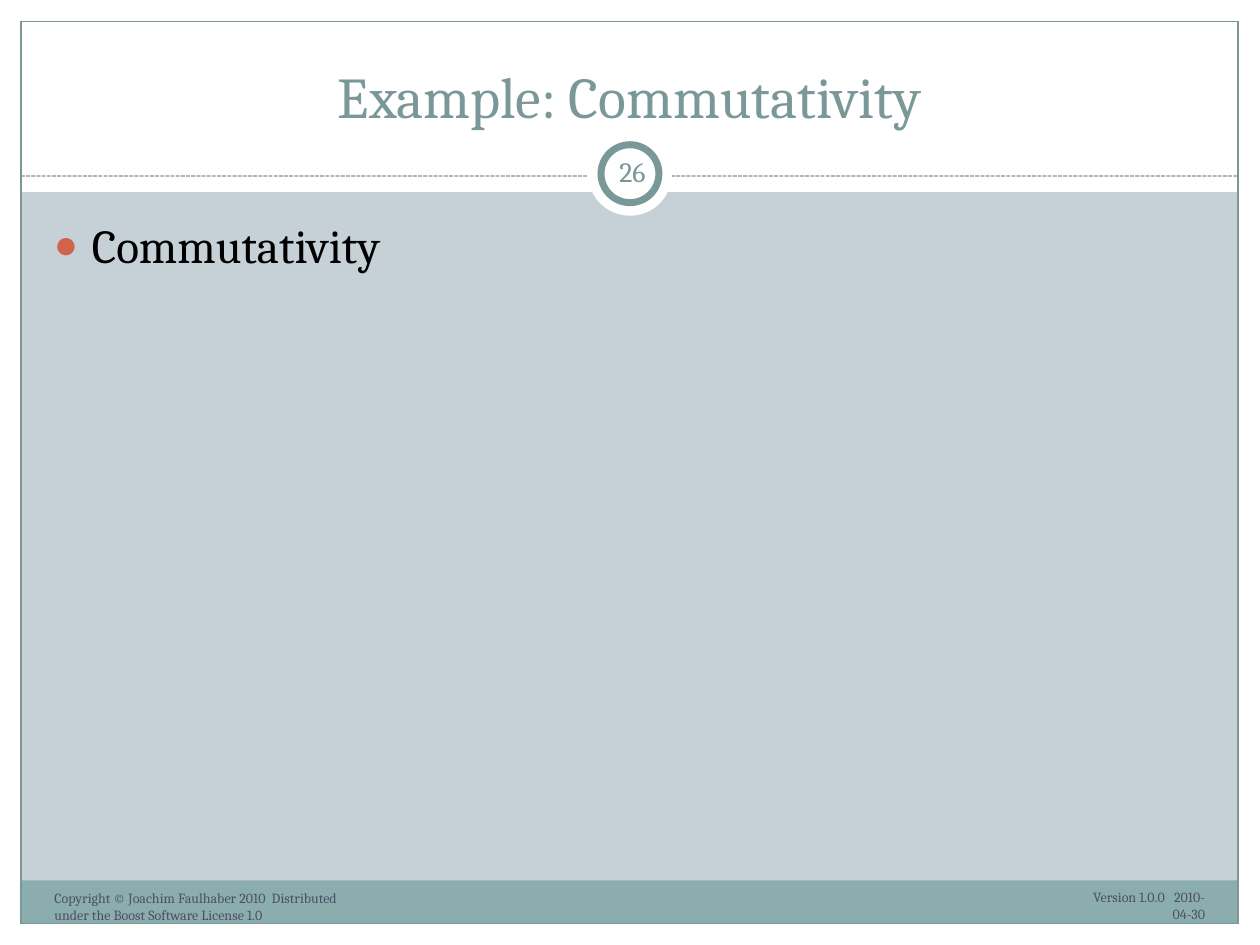
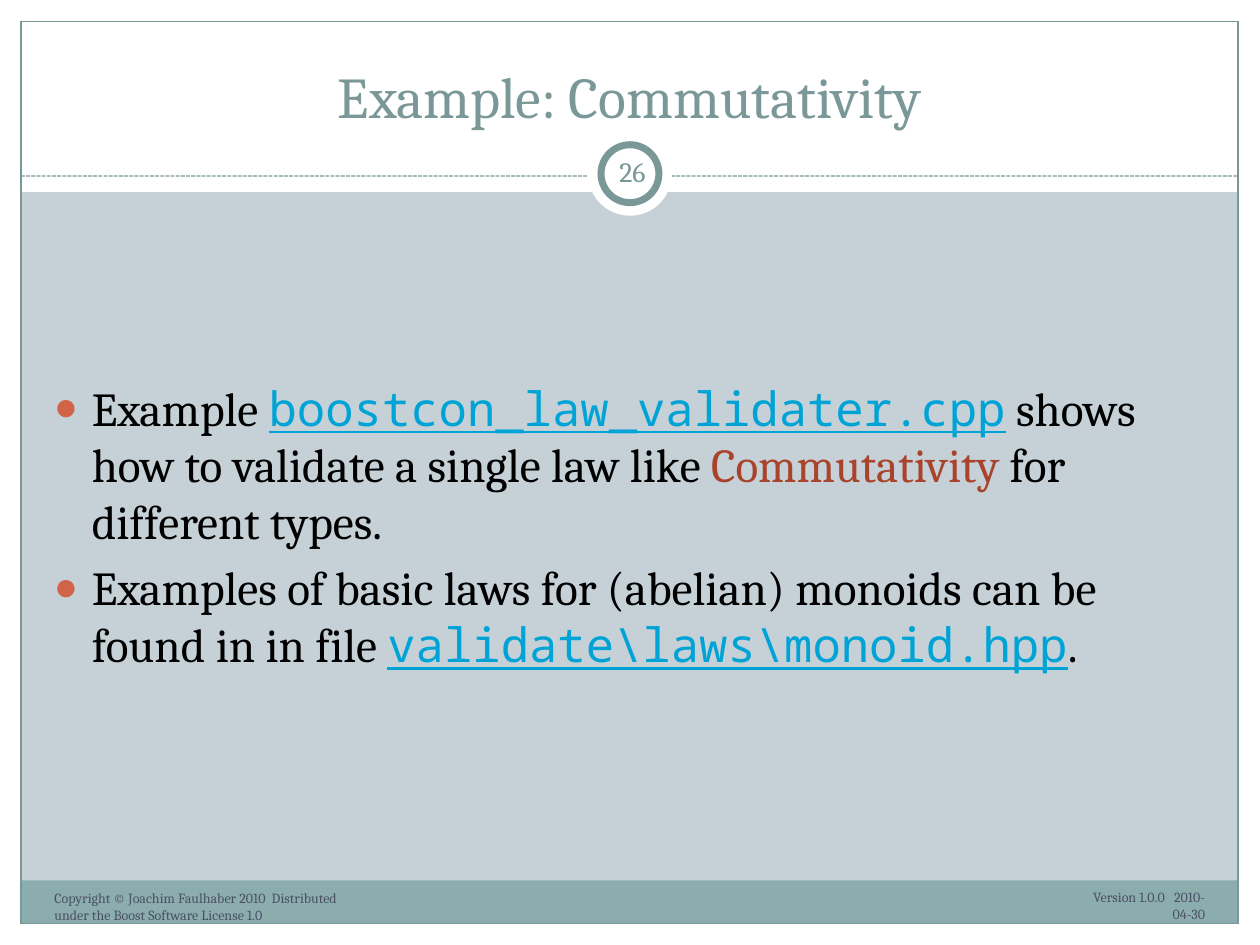
Before and after one commit to ryppl/boost-history, a slide deck: slide 26 of itl/libs/validate/doc/boostcon2010/BoostAlabaster.pptx. Drawn at 1260x945 pixels with LibreOffice and Linux fonts; fonts in the diff are those of the drawing. Boxes give left, top, right and bottom in pixels: in the first picture for what was removed or moved away, otherwise in the second. Text is boxed around its words. In the diff, an @@ line names an element or a change of style, - is before the commit and + after.

Commit message:
Modified presentation Boost.Alabaster.
SVN-Revision: 61737

```diff
--- a/itl/libs/validate/doc/boostcon2010/BoostAlabaster.pptx
+++ b/itl/libs/validate/doc/boostcon2010/BoostAlabaster.pptx
@@ text "Example boostcon_law_validater.cpp shows how to ..." at [92,390,1135,674]: vertical alignment top to middle @@
@@ text at [92,390,1135,674]: text changed @@
-● Commutativity
+● Example boostcon_law_validater.cpp shows how to validate a single law like Commutativity for different types.
+● Examples of basic laws for (abelian) monoids can be found in in file validate\laws\monoid.hpp.
```
Also in this commit, not shown: 9 other slides changed, 1 other file.
